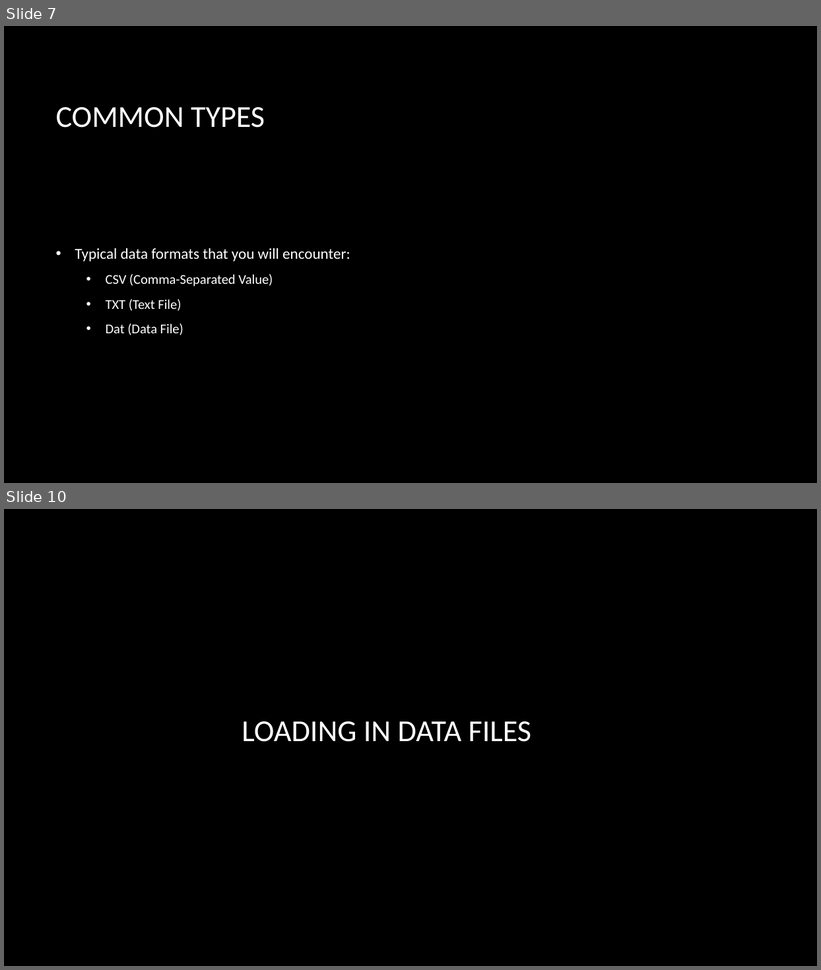
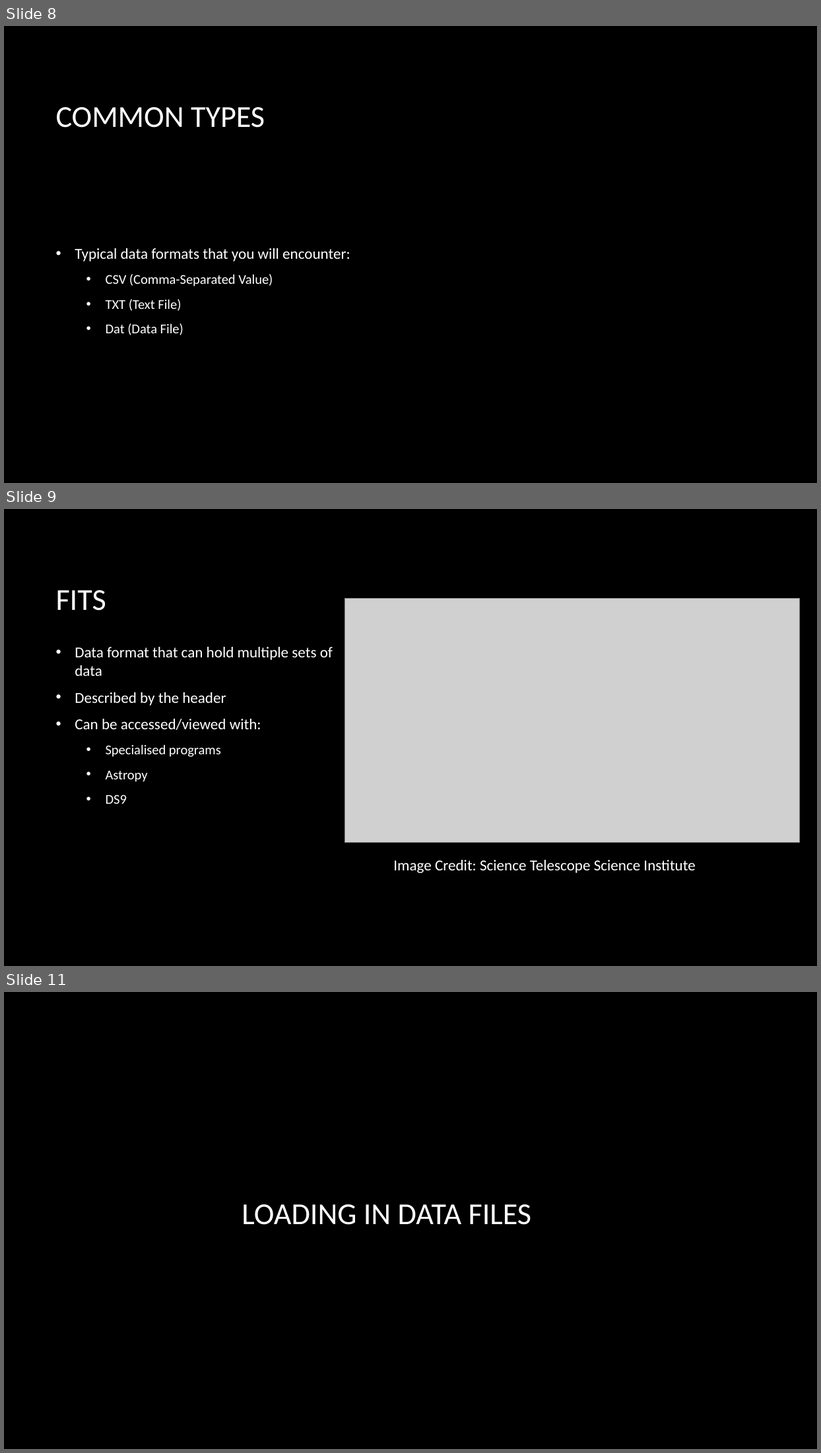
Before and after one commit to smandhai/Astro-Data-Handling-Tutorials, a slide deck: Intro to Astro-data .pptx. Shown one above the other, each under a label of ours: slides 7 and 10 before the commit, slides 8, 9 and 11 after it; the slides between them are not shown. The pictures are 821x970 and 821x1453 pixels, drawn with LibreOffice and Linux fonts; fonts in the diff are those of the drawing; grey boxes stand for pictures; background and template pictures are left out. Boxes give left, top, right and bottom in pixels: in the first picture for what was removed or moved away, otherwise in the second. Text is boxed around its words. In the diff, an @@ line names an element or a change of style, - is before the commit and + after.

```diff
--- a/Intro to Astro-data .pptx
+++ b/Intro to Astro-data .pptx
@@ slide 9 added at (4,509,817,966), background picture (left out) @@
@@ title added at (56,590,106,611), 36 pt, text #FFFFFF @@
+FITS
@@ picture added at (345,598,800,843) @@
@@ text added at (75,647,333,804), 18 pt, text #FFFFFF @@
+• Data format that can hold multiple sets of data
+• Described by the header
+• Can be accessed/viewed with:
+  • Specialised programs
+  • Astropy
+  • DS9
@@ text added at (393,860,695,873), 18 pt, text #FFFFFF @@
+Image Credit: Science Telescope Science Institute
@@ what was slide 7 is now slide 8 @@
@@ what was slide 10 is now slide 11 @@
```
Also in this commit, not shown: 8 slides changed, 7 other slides added, 5 slides removed.
